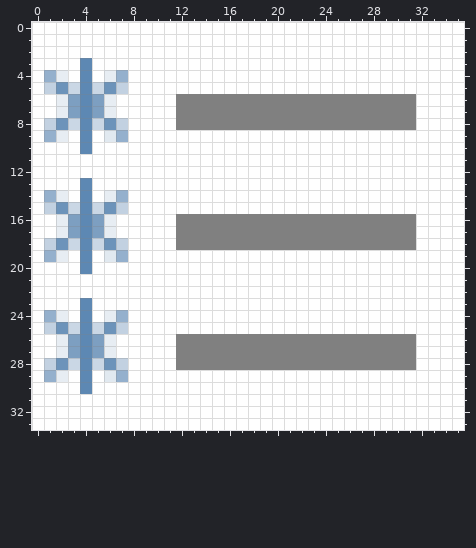
Pixel-art sprite, stored at mlab_elements/components/index/icon.png. The picture above is the old version.
The file is 36x34 pixels. Colours within 5 levels of each other are drawn and written as one.
And afterwards:
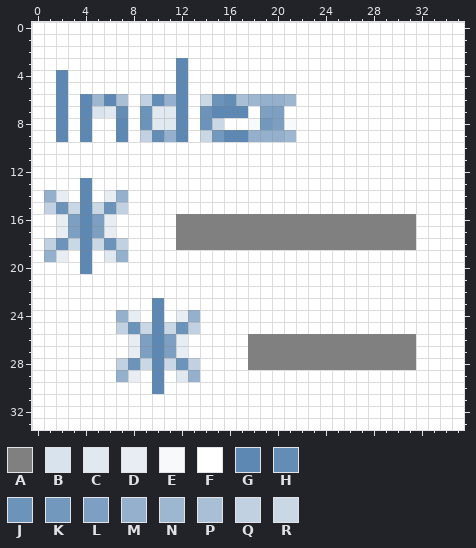
Palette (. is transparent): A #808080  B #d9e3ed  C #e1e9f0  D #e7edf3  E #f7f9fb  F #ffffff  G #5d88b3  H #648db6  J #6c93ba  K #7398bd  L #7d9fc1  M #94b0cd  N #9db7d1  P #a9bfd6  Q #c2d1e1  R #cad7e5
The exact change:
Colour B replaces colour L in row 7 at x 5.
Colour C replaces colour D in row 7 at x 6.
Colour C replaces colour F in rows 7 to 8 at x 10 to 11; in row 29 at x 12.
Colour D replaces colour A in rows 26 to 27 at x 12.
Colour D replaces colour F in row 24 at x 8 and 12; in rows 26 to 27 at x 8; in row 29 at x 8.
Colour E replaces colour A in row 8 at x 18 and 21.
Colour F replaces colour A in row 6 at x 13 and 22 to 31; in row 7 at x 13, 18 and 21 to 31; in row 8 at x 13, 16 to 17 and 22 to 31; in rows 26 to 27 at x 13 to 17; in row 28 at x 14 to 17.
Colour F replaces colour C in row 9 at x 6; in row 29 at x 6.
Colour F replaces colour D in row 4 at x 6; in row 24 at x 2 and 6; in rows 26 to 27 at x 2 and 6; in row 29 at x 2.
Colour F replaces colour G in rows 3 to 5 at x 4; in row 10 at x 4; in rows 23 to 30 at x 4.
Colour F replaces colour J in row 5 at x 6; in row 8 at x 6; in row 25 at x 2 and 6; in row 28 at x 2 and 6.
Colour F replaces colour L in rows 6 to 7 at x 3; in rows 26 to 27 at x 3 and 5.
Colour F replaces colour M in row 4 at x 1 and 7; in row 9 at x 1; in row 24 at x 1; in row 29 at x 1.
Colour F replaces colour Q in row 5 at x 1 and 7; in row 8 at x 1; in row 25 at x 1; in row 28 at x 1.
Colour F replaces colour R in row 5 at x 3 and 5; in row 8 at x 3 and 5; in row 25 at x 3 and 5; in row 28 at x 3 and 5.
Colour G replaces colour A in row 6 at x 12; in row 7 at x 12 and 15 to 17; in row 8 at x 12.
Colour G replaces colour D in row 4 at x 2; in row 6 at x 2 and 6; in row 7 at x 2; in row 9 at x 2.
Colour G replaces colour F in rows 3 to 5 at x 12; in row 9 at x 12 and 16 to 17; in rows 23 to 30 at x 10.
Colour G replaces colour J in row 5 at x 2; in row 8 at x 2.
Colour G replaces colour M in row 9 at x 7.
Colour G replaces colour Q in row 8 at x 7.
Colour H replaces colour A in row 6 at x 16.
Colour H replaces colour F in row 6 at x 10; in row 7 at x 7; in row 9 at x 10.
Colour J replaces colour A in row 6 at x 15; in rows 7 to 8 at x 14; in row 28 at x 12.
Colour J replaces colour F in rows 7 to 8 at x 9; in row 25 at x 8 and 12; in row 28 at x 8.
Colour K replaces colour A in row 8 at x 19.
Colour K replaces colour F in row 9 at x 15.
Colour L replaces colour A in row 7 at x 19 to 20; in row 8 at x 20.
Colour L replaces colour F in rows 26 to 27 at x 9 and 11.
Colour M replaces colour A in row 6 at x 19 to 20.
Colour M replaces colour F in row 6 at x 11; in row 9 at x 11 and 18 to 20; in row 24 at x 13; in row 29 at x 13.
Colour N replaces colour A in row 6 at x 18 and 21.
Colour N replaces colour F in row 9 at x 21.
Colour N replaces colour L in row 6 at x 5.
Colour P replaces colour A in row 6 at x 17.
Colour P replaces colour F in row 6 at x 7.
Colour Q replaces colour A in row 28 at x 13.
Colour Q replaces colour F in row 6 at x 9; in row 9 at x 9; in row 25 at x 13.
Colour R replaces colour A in row 6 at x 14; in row 8 at x 15.
Colour R replaces colour F in row 9 at x 14; in row 25 at x 9 and 11; in row 28 at x 9 and 11.
Changed places in both pictures, as pixel boxes (x1, y1, x2, y2):
changed: (44, 58, 416, 154)
changed: (44, 298, 248, 394)
